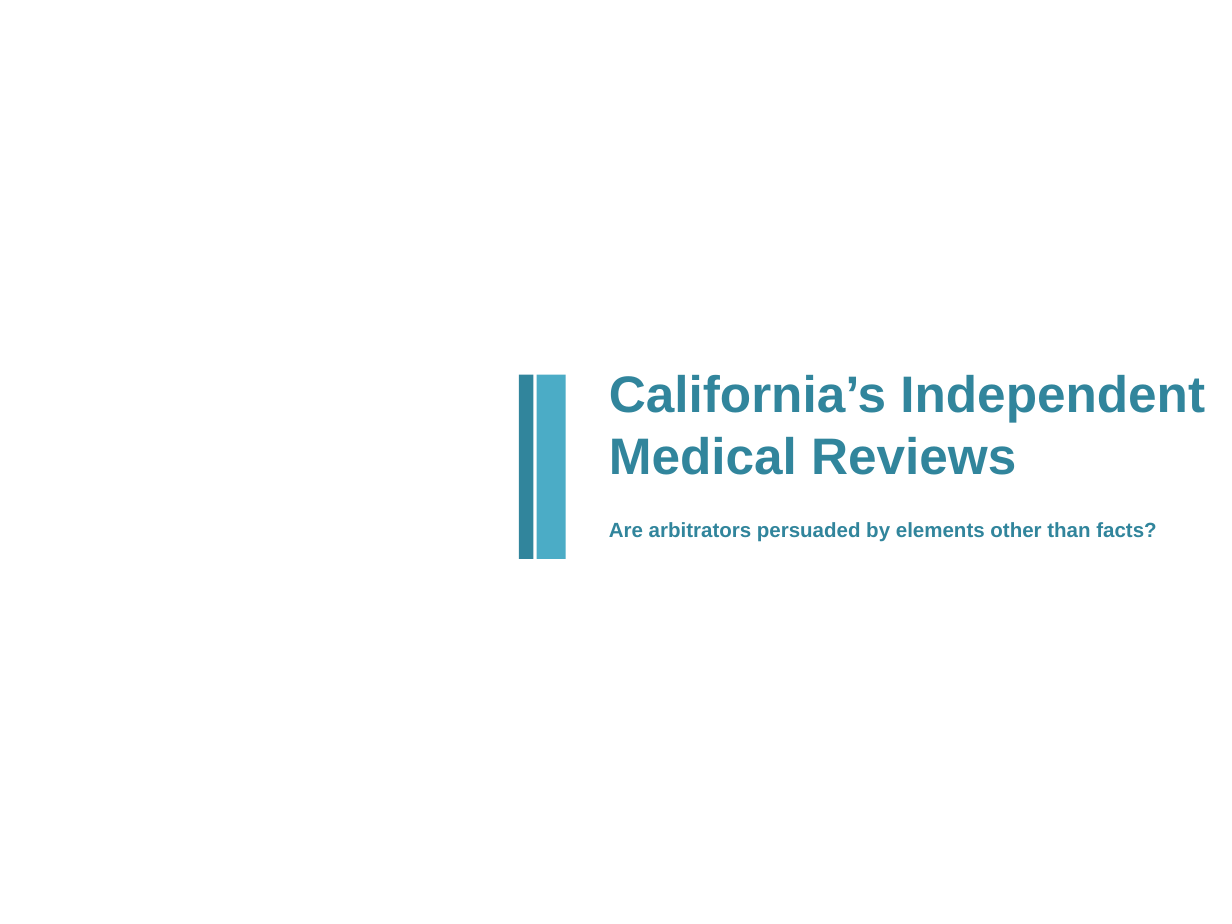
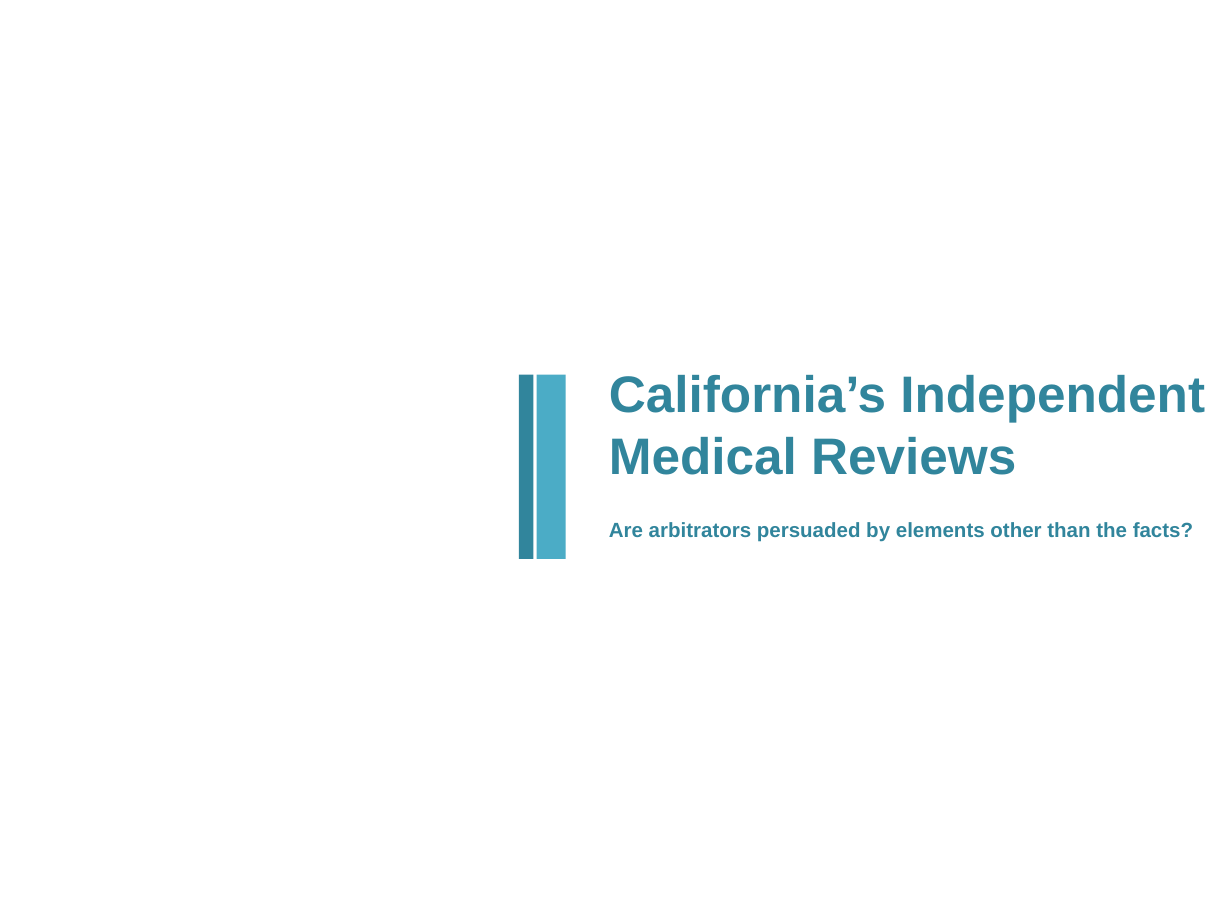
Before and after one commit to Morgan-Sell/Bias-CA-IMR, a slide deck: slide 1 of CA_IMR_v1.pptx. Drawn at 1232x924 pixels with LibreOffice and Linux fonts; fonts in the diff are those of the drawing; background and template pictures are left out. Boxes give left, top, right and bottom in pixels: in the first picture for what was removed or moved away, otherwise in the second. Text is boxed around its words. In the diff, an @@ line names an element or a change of style, - is before the commit and + after.

```diff
--- a/CA_IMR_v1.pptx
+++ b/CA_IMR_v1.pptx
@@ text at [609, 522, 1193, 542]: text changed @@
-Are arbitrators persuaded by elements other than facts?
+Are arbitrators persuaded by elements other than the facts?
```
Also in this commit, not shown: 6 other slides changed, 14 other files.
